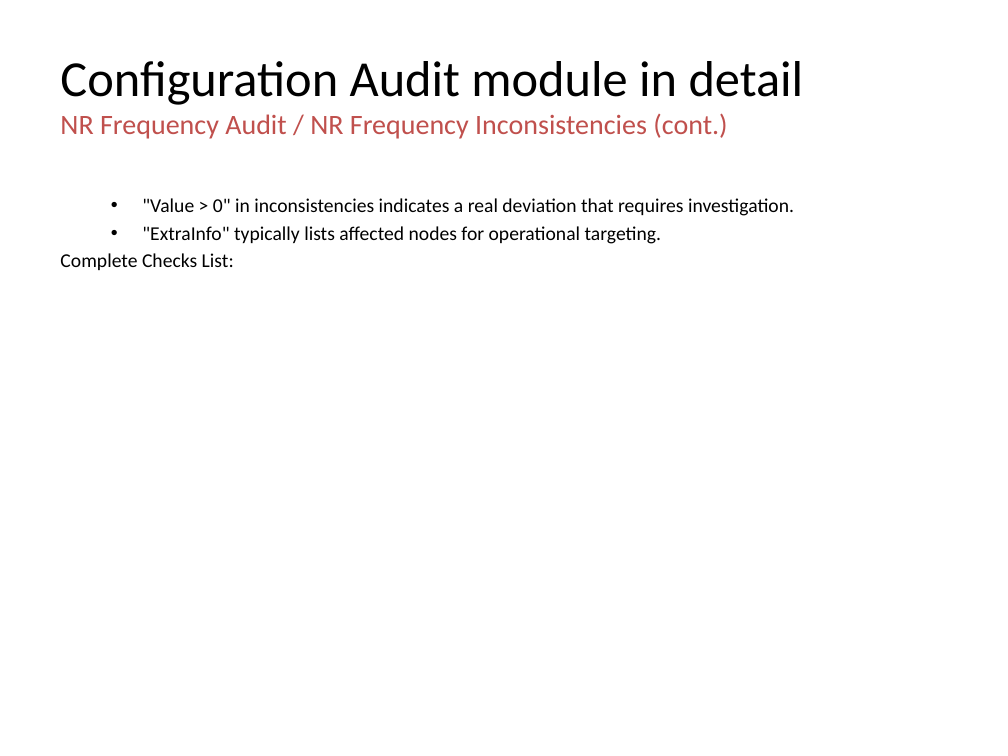
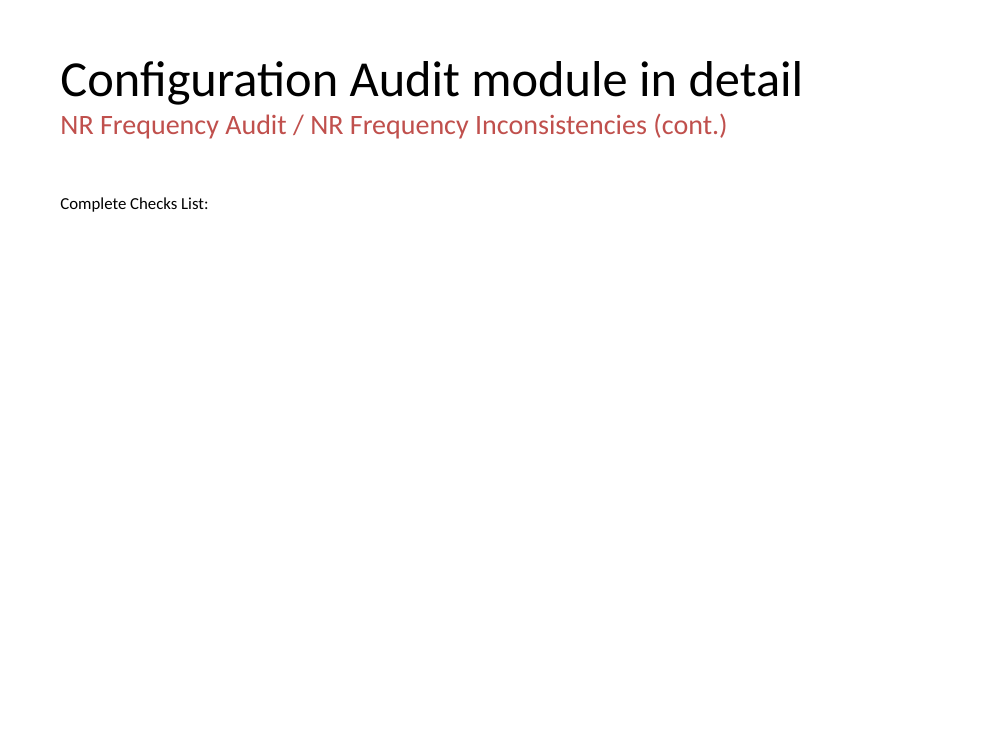
Before and after one commit to jaimetur/SSB_RetuningAutomations, a slide deck: slide 26 of help/User-Guide-SSB-Retuning-Automations-v0.7.4.pptx (slide 31 before the commit). Drawn at 1008x756 pixels with LibreOffice and Linux fonts; fonts in the diff are those of the drawing; background and template pictures are left out. Boxes give left, top, right and bottom in pixels: in the first picture for what was removed or moved away, otherwise in the second. Text is boxed around its words. In the diff, an @@ line names an element or a change of style, - is before the commit and + after.

Commit message:
- Updated Technical User Guide - Refactored tools module names

```diff
--- a/help/User-Guide-SSB-Retuning-Automations-v0.7.4.pptx
+++ b/help/User-Guide-SSB-Retuning-Automations-v0.7.4.pptx
@@ text "Complete Checks List:" at (x1=60, y1=197, x2=208, y2=212): size 14 to 12 pt; indent changed @@
@@ text at (x1=142, y1=198, x2=794, y2=244): paragraphs removed @@
-  • "Value > 0" in inconsistencies indicates a real deviation that requires investigation.
-  • "ExtraInfo" typically lists affected nodes for operational targeting.
```
Also in this commit, not shown: 55 other slides changed, 8 slides removed, 11 other files.
